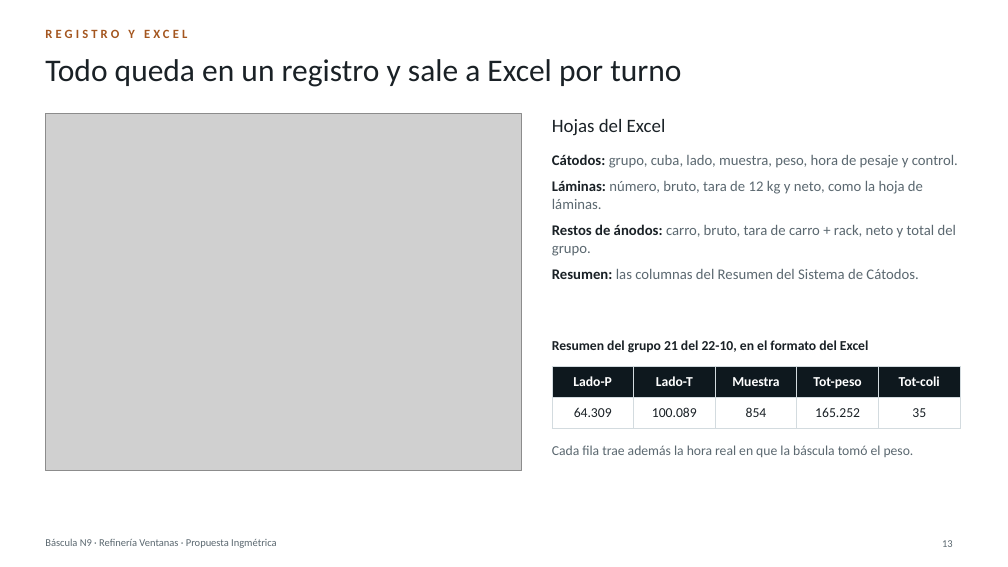
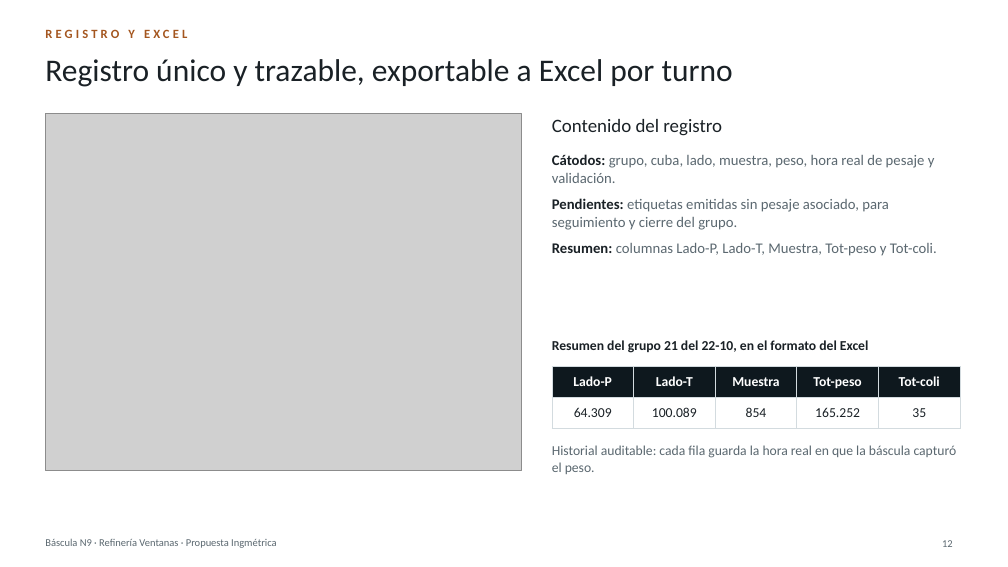
Before and after one commit to BortegaING/Codelco-Proyecto, a slide deck: slide 12 of presentacion/Bascula-N9-Ventanas.pptx (slide 13 before the commit). Drawn at 1008x567 pixels with LibreOffice and Linux fonts; fonts in the diff are those of the drawing; grey boxes stand for pictures. Boxes give left, top, right and bottom in pixels: in the first picture for what was removed or moved away, otherwise in the second. Text is boxed around its words. In the diff, an @@ line names an element or a change of style, - is before the commit and + after.

```diff
--- a/presentacion/Bascula-N9-Ventanas.pptx
+++ b/presentacion/Bascula-N9-Ventanas.pptx
@@ title at (x1=45, y1=59, x2=733, y2=87): text changed @@
-Todo queda en un registro y sale a Excel por turno
+Registro único y trazable, exportable a Excel por turno
@@ text at (x1=552, y1=119, x2=722, y2=136): text changed @@
-Hojas del Excel
+Contenido del registro
@@ text at (x1=552, y1=154, x2=937, y2=256): text changed @@
-Cátodos: grupo, cuba, lado, muestra, peso, hora de pesaje y control.
-Láminas: número, bruto, tara de 12 kg y neto, como la hoja de láminas.
-Restos de ánodos: carro, bruto, tara de carro + rack, neto y total del grupo.
-Resumen: las columnas del Resumen del Sistema de Cátodos.
+Cátodos: grupo, cuba, lado, muestra, peso, hora real de pesaje y validación.
+Pendientes: etiquetas emitidas sin pesaje asociado, para seguimiento y cierre del grupo.
+Resumen: columnas Lado-P, Lado-T, Muestra, Tot-peso y Tot-coli.
@@ text at (x1=552, y1=445, x2=957, y2=474): text changed @@
-Cada fila trae además la hora real en que la báscula tomó el peso.
+Historial auditable: cada fila guarda la hora real en que la báscula capturó el peso.
```
Also in this commit, not shown: 7 other slides changed, 6 slides added, 7 slides removed, 32 other files.
